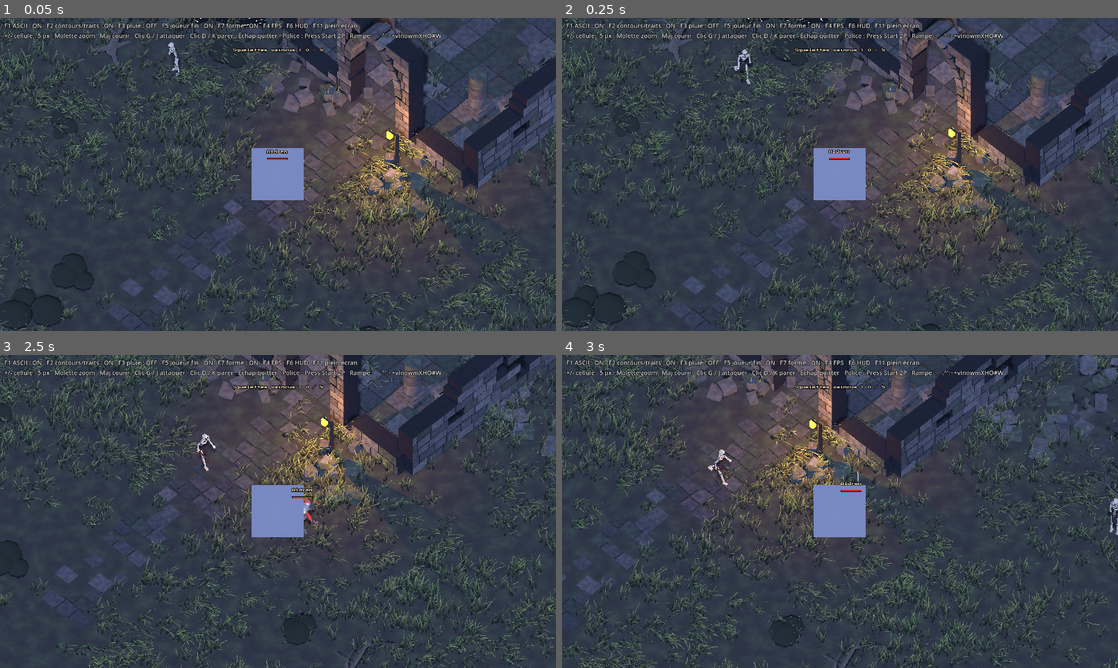
Above: before the commit, frames 1-4 (two rows, left to right).
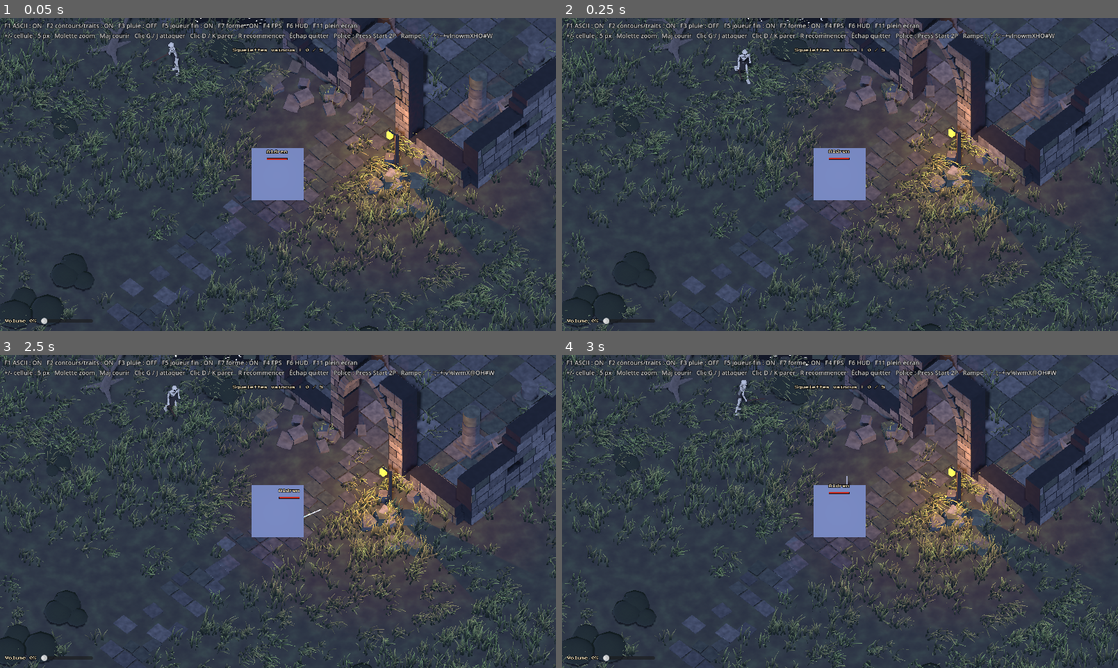
Above: after the commit, the same moments.

Repository: BarbeauAxel/ascii-game
Game: Godot game, scene res://scenes/main.tscn
The game is run twice, just before and just after one commit, with the same random seed, the same clock (stepped at 60 frames per second) and the same inputs.
Inputs (mouse positions are in pixels of both pictures, inside the frame that each line leads up to):
- Up to frame 1 (0.05 s): no input
- Up to frame 2 (0.25 s): no input
- Up to frame 3 (2.5 s): move the mouse to (400, 495) at 0.52 s; hold D (move_right) 0.53-1.28 s; hold K (block) 0.53-1.28 s; tap J (attack) at 0.6 s; click (400, 495) at 0.67 s; tap Space (jump) at 0.77, 1.52 s; move the mouse to (166, 527) at 1.27 s; hold S (move_back) 1.28-2.03 s; tap K (block) at 1.35 s; click (166, 527) at 1.42 s; tap Shift (run) at 1.55 s; move the mouse to (333, 442) at 2.02 s; hold D (move_right) from 2.03 s (still down); hold Shift (run) from 2.03 s (still down); click (333, 442) at 2.17 s; tap R at 2.3 s
- Up to frame 4 (3 s): move the mouse to (812, 574) at 2.77 s; release D (move_right) at 2.78 s; release Shift (run) at 2.78 s; hold W (move_forward) from 2.78 s (still down); tap R at 2.85 s; click (812, 574) at 2.92 s

The runs differ from the first frame. In frame 1, 0.7% of the frame differs, in the area x 0-89%, y 4-98%; in frame 2, 0.7%; in frame 3, 38%; in frame 4, 42%, in the area x 0-100%, y 0-100%.
Error after the commit: Cannot call method 'set_input_as_handled' on a null value. (res://scripts/main.gd:224)

Commit message:
Son synthétisé en code, volume réglable, R pour recommencer
- scripts/audio/sfx.gd (autoload Sfx) : sons générés au lancement (épée,
  os, bouclier, coups, pas, squelettes, âme, victoire, vent + grillons,
  pluie), positionnés en 3D avec l'oreille sur le joueur
- soldier.gd : signal footstep calé sur le cycle de marche
- HUD : curseur de volume en bas à gauche (0 % par défaut, mémorisé dans
  user://settings.cfg), clics sur l'interface ignorés par le combat
- R relance la partie ; message de victoire avec rappel
- README mis à jour

Diff:
--- a/project.godot
+++ b/project.godot
@@ -12,6 +12,11 @@
 run/main_scene="res://scenes/main.tscn"
 config/features=PackedStringArray("4.3", "Forward Plus")
 
+[autoload]
+
+; Sons synthétisés en code au lancement (scripts/audio/sfx.gd).
+Sfx="*res://scripts/audio/sfx.gd"
+
 [display]
 
 window/size/viewport_width=1280
--- a/scenes/main.tscn
+++ b/scenes/main.tscn
@@ -154,11 +154,13 @@
 text = "Aldren"
 
 [node name="HealthBack" type="ColorRect" parent="HUD"]
+mouse_filter = 2
 offset_right = 48.0
 offset_bottom = 5.0
 color = Color(0, 0, 0, 0.85)
 
 [node name="HealthFill" type="ColorRect" parent="HUD/HealthBack"]
+mouse_filter = 2
 offset_left = 1.0
 offset_top = 1.0
 offset_right = 47.0
@@ -192,7 +194,7 @@
 offset_left = -400.0
 offset_top = -140.0
 offset_right = 400.0
-offset_bottom = -110.0
+offset_bottom = -60.0
 grow_horizontal = 2
 grow_vertical = 2
 theme_override_colors/font_color = Color(1, 0.88, 0.6, 1)
@@ -202,6 +204,35 @@
 theme_override_font_sizes/font_size = 16
 horizontal_alignment = 1
 text = "La chapelle est purifiée"
+
+[node name="Volume" type="HBoxContainer" parent="HUD"]
+anchors_preset = 2
+anchor_top = 1.0
+anchor_bottom = 1.0
+offset_left = 12.0
+offset_top = -34.0
+offset_right = 260.0
+offset_bottom = -12.0
+grow_vertical = 0
+theme_override_constants/separation = 10
+
+[node name="Label" type="Label" parent="HUD/Volume"]
+layout_mode = 2
+theme_override_colors/font_color = Color(0.92, 0.86, 0.72, 1)
+theme_override_colors/font_outline_color = Color(0, 0, 0, 1)
+theme_override_constants/outline_size = 4
+theme_override_fonts/font = ExtResource("10_font")
+theme_override_font_sizes/font_size = 8
+text = "Volume 0%"
+
+[node name="Slider" type="HSlider" parent="HUD/Volume"]
+custom_minimum_size = Vector2(120, 0)
+layout_mode = 2
+size_flags_vertical = 4
+focus_mode = 0
+max_value = 1.0
+step = 0.01
+value = 0.0
 
 [node name="FpsLabel" type="Label" parent="HUD"]
 visible = false
--- /dev/null
+++ b/scripts/audio/sfx.gd
@@ -0,0 +1,310 @@
+extends Node
+## Sons du jeu, synthétisés en code au lancement : aucun fichier audio.
+##
+## Chargé en autoload (« Sfx », voir project.godot). Chaque son est calculé
+## échantillon par échantillon (bruit filtré, sinusoïdes, enveloppes), puis
+## stocké dans un AudioStreamWAV 16 bits mono à 22 050 Hz.
+##
+##   Combat     : swing (épée qui fend l'air), hit_bone (os qui craquent),
+##                block (bouclier qui sonne), hurt (coup encaissé)
+##   Squelettes : rattle (claquements d'os), collapse (effondrement),
+##                soul (souffle de l'âme qui s'échappe)
+##   Divers     : step (pas dans l'herbe), victory (accord final)
+##   Ambiance   : vent + grillons (boucle), pluie (boucle, suit F3)
+##
+## Les sons ponctuels sont positionnés en 3D. L'« oreille »
+## (AudioListener3D) est placée sur le joueur, orientée comme la caméra :
+## un son à droite de l'écran s'entend à droite.
+
+const RATE := 22050
+
+var _streams := {}
+var _rng := RandomNumberGenerator.new()
+var _listener: AudioListener3D
+var _ambience: AudioStreamPlayer
+var _rain: AudioStreamPlayer
+
+
+func _ready() -> void:
+	process_mode = Node.PROCESS_MODE_ALWAYS
+	if DisplayServer.get_name() == "headless":
+		return # pas de son à générer en mode sans affichage (tests, vérifications)
+	_rng.seed = 1234
+	var t0 := Time.get_ticks_msec()
+	_streams["swing"] = _wav(_swing())
+	_streams["hit_bone"] = _wav(_hit_bone())
+	_streams["block"] = _wav(_block())
+	_streams["hurt"] = _wav(_hurt())
+	_streams["step"] = _wav(_step())
+	_streams["rattle"] = _wav(_rattle())
+	_streams["collapse"] = _wav(_collapse())
+	_streams["soul"] = _wav(_soul())
+	_streams["victory"] = _wav(_victory())
+	_ambience = _loop_player(_night_loop(), -16.0)
+	_rain = _loop_player(_rain_loop(), -80.0)
+	print("Sons synthétisés en %d ms" % (Time.get_ticks_msec() - t0))
+
+	_listener = AudioListener3D.new()
+	add_child(_listener)
+	_listener.make_current()
+
+
+func _process(_delta: float) -> void:
+	if _listener == null:
+		return
+	var player := get_tree().get_first_node_in_group("player") as Node3D
+	var cam := get_viewport().get_camera_3d()
+	if player and cam:
+		_listener.global_transform = Transform3D(cam.global_basis, player.global_position + Vector3.UP * 1.5)
+
+
+## Joue un son à une position du monde. `pitch_var` : variation aléatoire de
+## hauteur (deux coups ne sonnent jamais exactement pareil).
+func play(sound: String, pos: Vector3, volume_db := 0.0, pitch_var := 0.08) -> void:
+	if not _streams.has(sound):
+		return
+	var p := AudioStreamPlayer3D.new()
+	p.stream = _streams[sound]
+	p.volume_db = volume_db
+	p.pitch_scale = 1.0 + _rng.randf_range(-pitch_var, pitch_var)
+	p.unit_size = 6.0
+	p.max_distance = 45.0
+	add_child(p)
+	p.global_position = pos
+	p.play()
+	p.finished.connect(p.queue_free)
+
+
+## Joue un son non positionné (musique, interface).
+func play_global(sound: String, volume_db := 0.0) -> void:
+	if not _streams.has(sound):
+		return
+	var p := AudioStreamPlayer.new()
+	p.stream = _streams[sound]
+	p.volume_db = volume_db
+	add_child(p)
+	p.play()
+	p.finished.connect(p.queue_free)
+
+
+## Volume de la pluie, de 0 (sèche) à 1 (averse).
+func set_rain(amount: float) -> void:
+	if _rain:
+		_rain.volume_db = linear_to_db(maxf(amount, 0.0001)) - 9.0
+
+
+# --- Recettes ---------------------------------------------------------------------------
+
+## Épée qui fend l'air : bruit dont la bande de fréquences descend.
+func _swing() -> PackedFloat32Array:
+	var d := _buf(0.28)
+	var lp := 0.0
+	var lp2 := 0.0
+	for i in d.size():
+		var t := float(i) / d.size()
+		lp += lerpf(0.45, 0.06, t) * (_noise() - lp)
+		lp2 += 0.03 * (lp - lp2)
+		d[i] = (lp - lp2) * pow(sin(PI * t), 2.0) * 1.5
+	return d
+
+
+## Os qui craquent : claquement sec, choc sourd, petits cliquetis.
+func _hit_bone() -> PackedFloat32Array:
+	var d := _buf(0.22)
+	var hp := 0.0
+	for i in d.size():
+		var t := float(i) / RATE
+		var n := _noise()
+		hp += 0.5 * (n - hp)
+		d[i] = (n - hp) * exp(-t * 55.0) * 0.65 + sin(TAU * 170.0 * t) * exp(-t * 28.0) * 0.45
+	_add_clicks(d, 6, 0.0, 0.08, 0.35)
+	return d
+
+
+## Bouclier : partiels métalliques inharmoniques qui résonnent.
+func _block() -> PackedFloat32Array:
+	var d := _buf(0.8)
+	var partials := [[620.0, 1.0, 6.0], [1480.0, 0.6, 9.0], [2350.0, 0.4, 12.0], [3310.0, 0.25, 17.0]]
+	for i in d.size():
+		var t := float(i) / RATE
+		var v := _noise() * exp(-t * 90.0) * 0.5
+		for p in partials:
+			v += sin(TAU * p[0] * t) * p[1] * exp(-t * p[2])
+		d[i] = v * 0.32
+	return d
+
+
+## Coup encaissé : choc grave qui retombe + souffle.
+func _hurt() -> PackedFloat32Array:
+	var d := _buf(0.32)
+	var lp := 0.0
+	var phase := 0.0
+	for i in d.size():
+		var t := float(i) / RATE
+		phase += TAU * (115.0 - 70.0 * t) / RATE
+		lp += 0.12 * (_noise() - lp)
+		d[i] = sin(phase) * exp(-t * 11.0) * 0.8 + lp * exp(-t * 18.0) * 0.9
+	return d
+
+
+## Pas dans l'herbe : froissement court et étouffé.
+func _step() -> PackedFloat32Array:
+	var d := _buf(0.1)
+	var lp := 0.0
+	for i in d.size():
+		var t := float(i) / RATE
+		lp += 0.18 * (_noise() - lp)
+		d[i] = lp * exp(-t * 40.0) * 1.4 + sin(TAU * 75.0 * t) * exp(-t * 50.0) * 0.3
+	return d
+
+
+## Claquements d'os : salve de petits clics secs.
+func _rattle() -> PackedFloat32Array:
+	var d := _buf(0.5)
+	_add_clicks(d, 11, 0.0, 0.42, 0.9)
+	return d
+
+
+## Effondrement : cascade de clics qui s'espace, deux chocs sourds.
+func _collapse() -> PackedFloat32Array:
+	var d := _buf(1.0)
+	_add_clicks(d, 26, 0.0, 0.75, 0.45)
+	for hit: float in [0.12, 0.48]:
+		var start := int(hit * RATE)
+		for i in range(start, d.size()):
+			var t := float(i - start) / RATE
+			d[i] += sin(TAU * 80.0 * t) * exp(-t * 14.0) * 0.6
+	return d
+
+
+## Âme : souffle aérien qui monte, voix fantomatique légèrement vibrée.
+func _soul() -> PackedFloat32Array:
+	var d := _buf(2.0)
+	var lp := 0.0
+	var phase := 0.0
+	var phase2 := 0.0
+	for i in d.size():
+		var t := float(i) / RATE
+		var env := smoothstep(0.0, 0.35, t) * (1.0 - smoothstep(0.9, 2.0, t))
+		var f := 380.0 * pow(2.0, t * 0.6) * (1.0 + 0.01 * sin(TAU * 5.5 * t))
+		phase += TAU * f / RATE
+		phase2 += TAU * f * 1.5 / RATE
+		lp += 0.08 * (_noise() - lp)
+		d[i] = (sin(phase) * 0.35 + sin(phase2) * 0.12 + lp * 0.5) * env * 0.7
+	return d
+
+
+## Victoire : cloche puis accord majeur qui s'épanouit.
+func _victory() -> PackedFloat32Array:
+	var d := _buf(4.5)
+	var notes := [220.0, 277.18, 329.63, 440.0, 554.37]
+	for i in d.size():
+		var t := float(i) / RATE
+		var env := smoothstep(0.0, 1.2, t) * exp(-maxf(t - 1.5, 0.0) * 0.9)
+		var v := 0.0
+		for n: float in notes:
+			v += sin(TAU * n * t) + 0.5 * sin(TAU * n * 1.003 * t)
+		var bell := sin(TAU * 880.0 * t) * exp(-t * 2.5) + 0.4 * sin(TAU * 2349.0 * t) * exp(-t * 4.0)
+		d[i] = v * env * 0.07 + bell * 0.3
+	return d
+
+
+## Nuit : vent par rafales (bruit très filtré, modulé lentement) et grillons.
+func _night_loop() -> PackedFloat32Array:
+	var seconds := 8.0
+	var d := _buf(seconds + 0.5)
+	var lp := 0.0
+	var lp2 := 0.0
+	for i in d.size():
+		var t := float(i) / RATE
+		lp += 0.03 * (_noise() - lp)
+		lp2 += 0.01 * (lp - lp2)
+		var gust := 0.55 + 0.3 * sin(TAU * t / seconds) + 0.15 * sin(TAU * 3.0 * t / seconds + 1.0)
+		d[i] = (lp - lp2 * 0.5) * gust * 2.5
+	# Grillons : trilles de 3 impulsions vers 4,5 kHz, à intervalles irréguliers.
+	var t_chirp := 0.3
+	while t_chirp < seconds:
+		var f := _rng.randf_range(4200.0, 4800.0)
+		for k in 3:
+			var start := int((t_chirp + k * 0.045) * RATE)
+			for j in int(0.03 * RATE):
+				if start + j < d.size():
+					var tt := float(j) / RATE
+					d[start + j] += sin(TAU * f * tt) * sin(PI * tt / 0.03) * 0.05
+		t_chirp += _rng.randf_range(0.5, 1.6)
+	return _make_loop(d, int(seconds * RATE))
+
+
+## Pluie : bruissement continu + impacts de gouttes.
+func _rain_loop() -> PackedFloat32Array:
+	var seconds := 4.0
+	var d := _buf(seconds + 0.3)
+	var lp := 0.0
+	var lp2 := 0.0
+	for i in d.size():
+		lp += 0.35 * (_noise() - lp)
+		lp2 += 0.04 * (lp - lp2)
+		d[i] = (lp - lp2) * 0.8
+	_add_clicks(d, 140, 0.0, seconds + 0.2, 0.12)
+	return _make_loop(d, int(seconds * RATE))
+
+
+# --- Outils -----------------------------------------------------------------------------
+
+func _noise() -> float:
+	return _rng.randf_range(-1.0, 1.0)
+
+
+func _buf(seconds: float) -> PackedFloat32Array:
+	var d := PackedFloat32Array()
+	d.resize(int(seconds * RATE))
+	return d
+
+
+## Ajoute `count` clics (petites salves aiguës très brèves) entre t0 et t1.
+func _add_clicks(d: PackedFloat32Array, count: int, t0: float, t1: float, amp: float) -> void:
+	for c in count:
+		var start := int(_rng.randf_range(t0, t1) * RATE)
+		var f := _rng.randf_range(1600.0, 3400.0)
+		var a := amp * _rng.randf_range(0.5, 1.0)
+		for j in int(0.008 * RATE):
+			if start + j >= d.size():
+				break
+			var t := float(j) / RATE
+			d[start + j] += (sin(TAU * f * t) * 0.7 + _noise() * 0.3) * exp(-t * 600.0) * a
+
+
+## Rend une boucle sans clic : la fin (au-delà de `length`) est fondue dans le début.
+func _make_loop(d: PackedFloat32Array, length: int) -> PackedFloat32Array:
+	var fade := d.size() - length
+	for i in fade:
+		var w := float(i) / fade
+		d[i] = d[i] * w + d[length + i] * (1.0 - w)
+	d.resize(length)
+	return d
+
+
+func _wav(d: PackedFloat32Array, loop := false) -> AudioStreamWAV:
+	var bytes := PackedByteArray()
+	bytes.resize(d.size() * 2)
+	for i in d.size():
+		bytes.encode_s16(i * 2, int(clampf(d[i], -1.0, 1.0) * 32767.0))
+	var w := AudioStreamWAV.new()
+	w.format = AudioStreamWAV.FORMAT_16_BITS
+	w.mix_rate = RATE
+	w.stereo = false
+	w.data = bytes
+	if loop:
+		w.loop_mode = AudioStreamWAV.LOOP_FORWARD
+		w.loop_begin = 0
+		w.loop_end = d.size()
+	return w
+
+
+func _loop_player(d: PackedFloat32Array, volume_db: float) -> AudioStreamPlayer:
+	var p := AudioStreamPlayer.new()
+	p.stream = _wav(d, true)
+	p.volume_db = volume_db
+	add_child(p)
+	p.play()
+	return p
--- a/scripts/enemies/skeleton.gd
+++ b/scripts/enemies/skeleton.gd
@@ -64,6 +64,7 @@
 var _los_timer := 0.0
 var _last_seen := Vector3.ZERO
 var _lost_time := 0.0
+var _rattle_timer := 0.0
 var _gravity: float = ProjectSettings.get_setting("physics/3d/default_gravity")
 var _collision: CollisionShape3D
 # Âme qui s'échappe à la défaite : particules bleues qui montent.
@@ -141,6 +142,9 @@
 		# mais la collision avec le sol reste : sinon la gravité l'entraînerait
 		# sous la terre.
 		set_deferred("collision_layer", 0)
+		Sfx.play("collapse", global_position + Vector3.UP * 0.5)
+		get_tree().create_timer(0.35).timeout.connect(func() -> void:
+			Sfx.play("soul", global_position + Vector3.UP, -2.0, 0.05))
 		died.emit()
 	else:
 		_set_state(State.STAGGER)
@@ -185,6 +189,7 @@
 		State.WANDER:
 			if dist < sight_range and _sees_player:
 				_set_state(State.CHASE)
+				Sfx.play("rattle", global_position + Vector3.UP * 1.4)
 			elif _wander_wait > 0.0:
 				_wander_wait -= delta
 			else:
@@ -203,8 +208,14 @@
 				_wander_target = home
 			elif dist < attack_range and _sees_player:
 				_set_state(State.ATTACK)
+				Sfx.play("rattle", global_position + Vector3.UP * 1.4, 2.0)
 			elif _sees_player:
 				desired = to_player.normalized() * chase_speed
+				# Claquements d'os de temps en temps pendant la poursuite.
+				_rattle_timer -= delta
+				if _rattle_timer <= 0.0:
+					_rattle_timer = _rng.randf_range(1.8, 3.5)
+					Sfx.play("rattle", global_position + Vector3.UP * 1.4, -4.0)
 			else:
 				# Va voir là où il l'a aperçu pour la dernière fois.
 				var to_last := _last_seen - global_position
--- a/scripts/main.gd
+++ b/scripts/main.gd
@@ -6,7 +6,8 @@
 ## F7 : correspondance de forme on/off (sinon rampe de densité seule)
 ## F11 : plein écran                 +/- : taille de cellule
 ## Molette : zoom (géré par camera_follow.gd)       Échap : quitter
-## F5 : personnage en cellules fines on/off
+## F5 : personnages en cellules fines on/off
+## R : recommencer la partie
 ##
 ## Le nom du personnage est un Label du HUD (police pixel nette, au-dessus de
 ## l'ASCII), replacé chaque frame au-dessus de sa tête.
@@ -21,6 +22,11 @@
 @onready var health_fill: ColorRect = $HUD/HealthBack/HealthFill
 @onready var objective: Label = $HUD/Objective
 @onready var message: Label = $HUD/Message
+@onready var volume_slider: HSlider = $HUD/Volume/Slider
+@onready var volume_label: Label = $HUD/Volume/Label
+
+## Fichier où le volume choisi est mémorisé d'une partie à l'autre.
+const SETTINGS_PATH := "user://settings.cfg"
 
 # Objectif : vaincre tous les squelettes.
 var _skeleton_total := 0
@@ -35,6 +41,12 @@
 func _ready() -> void:
 	post.settings_changed.connect(_update_hud)
 	player.health_changed.connect(_on_health_changed)
+	# Volume général : coupé par défaut, ou la dernière valeur choisie.
+	var config := ConfigFile.new()
+	config.load(SETTINGS_PATH)
+	volume_slider.value = config.get_value("audio", "volume", 0.0)
+	volume_slider.value_changed.connect(_on_volume_changed)
+	_apply_volume(volume_slider.value)
 	# Les squelettes sont créés par Enemies (enfant prêt avant ce nœud).
 	for enemy in get_tree().get_nodes_in_group("enemies"):
 		if enemy.has_signal("died"):
@@ -136,8 +148,27 @@
 	glow.omni_range = 12.0
 	glow.position = Vector3(0.0, 2.5, -14.0)
 	add_child(glow)
+	message.text = "La chapelle est purifiée\n\nR : recommencer"
 	var tween := create_tween()
 	tween.tween_property(message, "modulate:a", 1.0, 1.5)
+	Sfx.play_global("victory", -4.0)
+
+
+func _on_volume_changed(value: float) -> void:
+	_apply_volume(value)
+	var config := ConfigFile.new()
+	config.load(SETTINGS_PATH)
+	config.set_value("audio", "volume", value)
+	config.save(SETTINGS_PATH)
+
+
+## Courbe au carré : l'oreille perçoit le volume de façon logarithmique, la
+## moitié du curseur donne donc un son nettement plus faible (environ -12 dB).
+func _apply_volume(value: float) -> void:
+	var master := AudioServer.get_bus_index("Master")
+	AudioServer.set_bus_mute(master, value <= 0.0)
+	AudioServer.set_bus_volume_db(master, linear_to_db(maxf(value * value, 0.0001)))
+	volume_label.text = "Volume %d%%" % roundi(value * 100.0)
 
 
 func _on_health_changed(health: float, max_health: float) -> void:
@@ -178,6 +209,10 @@
 	elif key.keycode == KEY_F11:
 		var fullscreen := DisplayServer.window_get_mode() == DisplayServer.WINDOW_MODE_FULLSCREEN
 		DisplayServer.window_set_mode(DisplayServer.WINDOW_MODE_WINDOWED if fullscreen else DisplayServer.WINDOW_MODE_FULLSCREEN)
+	elif key.keycode == KEY_R:
+		# Nouvelle partie (le temps de jeu peut être ralenti par une micro-pause).
+		Engine.time_scale = 1.0
+		get_tree().reload_current_scene()
 	elif key.keycode == KEY_ESCAPE:
 		get_tree().quit()
 	elif typed == "+" or key.keycode in [KEY_PLUS, KEY_KP_ADD, KEY_EQUAL]:
@@ -191,7 +226,7 @@
 
 func _update_hud() -> void:
 	var on_off := func(value: bool) -> String: return "ON" if value else "OFF"
-	hud.text = "F1 ASCII : %s   F2 contours/traits : %s   F3 pluie : %s   F5 joueur fin : %s   F7 forme : %s   F4 FPS   F6 HUD   F11 plein écran\n+/- cellule : %d px   Molette zoom   Maj courir   Clic G / J attaquer   Clic D / K parer   Échap quitter   Police : %s   Rampe : %s" % [
+	hud.text = "F1 ASCII : %s   F2 contours/traits : %s   F3 pluie : %s   F5 joueur fin : %s   F7 forme : %s   F4 FPS   F6 HUD   F11 plein écran\n+/- cellule : %d px   Molette zoom   Maj courir   Clic G / J attaquer   Clic D / K parer   R recommencer   Échap quitter   Police : %s   Rampe : %s" % [
 		on_off.call(post.ascii_enabled),
 		on_off.call(post.edges_enabled),
 		on_off.call(rain.active),
--- a/scripts/player.gd
+++ b/scripts/player.gd
@@ -65,6 +65,8 @@
 	if _soldier:
 		_soldier.walk_speed_ref = walk_speed
 		_soldier.run_speed_ref = run_speed
+		_soldier.footstep.connect(func(run: float) -> void:
+			Sfx.play("step", global_position, lerpf(-10.0, -4.0, run), 0.15))
 	health_changed.emit.call_deferred(health, max_health)
 
 
@@ -82,9 +84,11 @@
 		amount *= block_factor
 		# Étincelles sur le bouclier.
 		HIT_FX.burst(self, global_position + Vector3.UP * 1.1 + _forward() * 0.35, Color(1.0, 0.6, 0.2), 16, 3.5, 0.035, 0.35)
+		Sfx.play("block", global_position + Vector3.UP)
 		_shake(0.25)
 	else:
 		_knockback = -to_attacker.normalized() * 3.0
+		Sfx.play("hurt", global_position + Vector3.UP)
 		_shake(0.55)
 		_hit_stop(0.07)
 	health = maxf(health - amount, 0.0)
@@ -157,15 +161,19 @@
 
 
 func _update_combat(delta: float) -> void:
-	_blocking = Input.is_action_pressed("block") and _attack_timer < 0.0
+	# Souris sur un élément d'interface (réglage du volume) : ses clics ne
+	# sont pas des coups d'épée.
+	var on_ui := get_viewport().gui_get_hovered_control() != null
+	_blocking = Input.is_action_pressed("block") and _attack_timer < 0.0 and not on_ui
 	if _soldier:
 		_soldier.set_blocking(_blocking)
 
-	if _attack_timer < 0.0 and not _blocking and Input.is_action_just_pressed("attack"):
+	if _attack_timer < 0.0 and not _blocking and not on_ui and Input.is_action_just_pressed("attack"):
 		_attack_timer = 0.0
 		_attack_hit_done = false
 		if _soldier:
 			_soldier.play_attack()
+		Sfx.play("swing", global_position + Vector3.UP, -3.0, 0.12)
 	if _attack_timer >= 0.0:
 		_attack_timer += delta
 		var duration := SOLDIER.ATTACK_DURATION
@@ -190,6 +198,7 @@
 		if to.length() <= attack_reach and forward.dot(to.normalized()) >= attack_arc:
 			e.take_damage(attack_damage, global_position)
 			HIT_FX.burst(self, e.global_position + Vector3.UP * 1.1 - to.normalized() * 0.2, Color(0.9, 0.88, 0.8), 14)
+			Sfx.play("hit_bone", e.global_position + Vector3.UP)
 			hit = true
 	if hit:
 		_shake(0.3)
--- a/scripts/soldier.gd
+++ b/scripts/soldier.gd
@@ -19,6 +19,9 @@
 ## Repère : le soldat regarde vers -Z, pieds en y = 0.
 ## Rotation positive autour de X = le membre part vers l'avant.
 
+## Un pied touche le sol (pour les sons de pas). `run` : 0 marche, 1 course.
+signal footstep(run: float)
+
 ## Vitesse (m/s) à laquelle l'allure « marche » est complète.
 @export var walk_speed_ref := 3.2
 ## Vitesse (m/s) à laquelle l'allure « course » est complète.
@@ -146,7 +149,11 @@
 
 	# La phase avance de 2π par cycle : distance parcourue / longueur du cycle.
 	var stride := lerpf(stride_walk, stride_run, _run)
+	var previous_phase := _phase
 	_phase = fmod(_phase + speed / stride * TAU * delta, TAU)
+	# Un pied touche le sol deux fois par cycle (phase 0 et π) : son de pas.
+	if speed > 0.3 and on_floor and floori(previous_phase / PI) != floori(_phase / PI):
+		footstep.emit(_run)
 	# À l'arrêt, on ramène doucement les jambes en position neutre.
 	if speed < 0.05:
 		_phase = lerp_angle(_phase, 0.0 if cos(_phase) > 0.0 else PI, k * 0.5)
--- a/scripts/world/rain.gd
+++ b/scripts/world/rain.gd
@@ -56,6 +56,7 @@
 	if "--rain" in OS.get_cmdline_user_args():
 		set_active(true)
 		_amount = 1.0
+		Sfx.set_rain.call_deferred(1.0)
 
 
 func toggle() -> void:
@@ -76,6 +77,7 @@
 	if is_equal_approx(_amount, wanted) and _amount == 0.0:
 		return
 	_amount = move_toward(_amount, wanted, delta / fade_time)
+	Sfx.set_rain(_amount)
 	# Ronds de gouttes sur l'eau.
 	for node in get_tree().get_nodes_in_group("rain_receivers"):
 		var mesh := node as GeometryInstance3D
